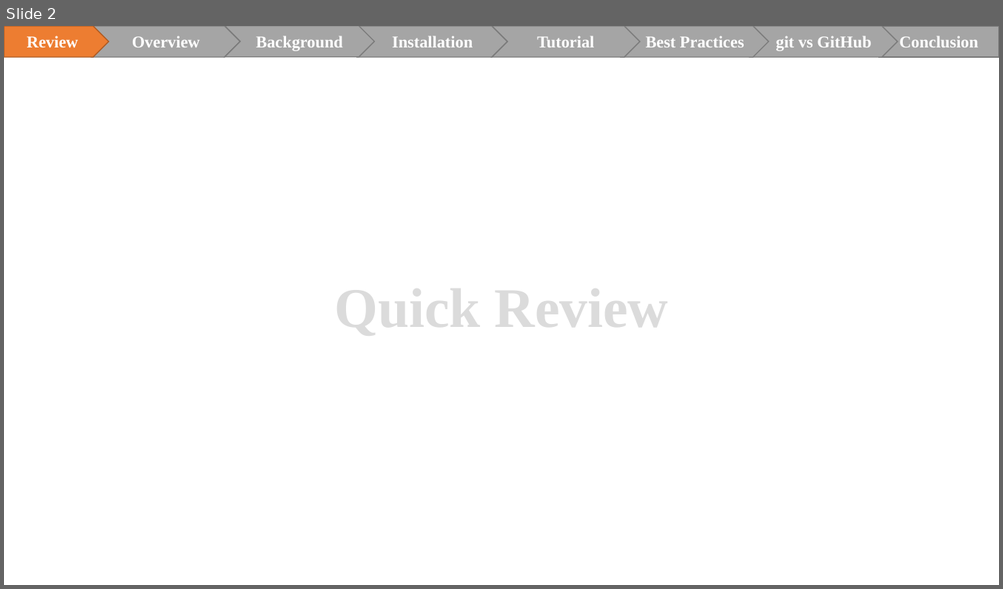
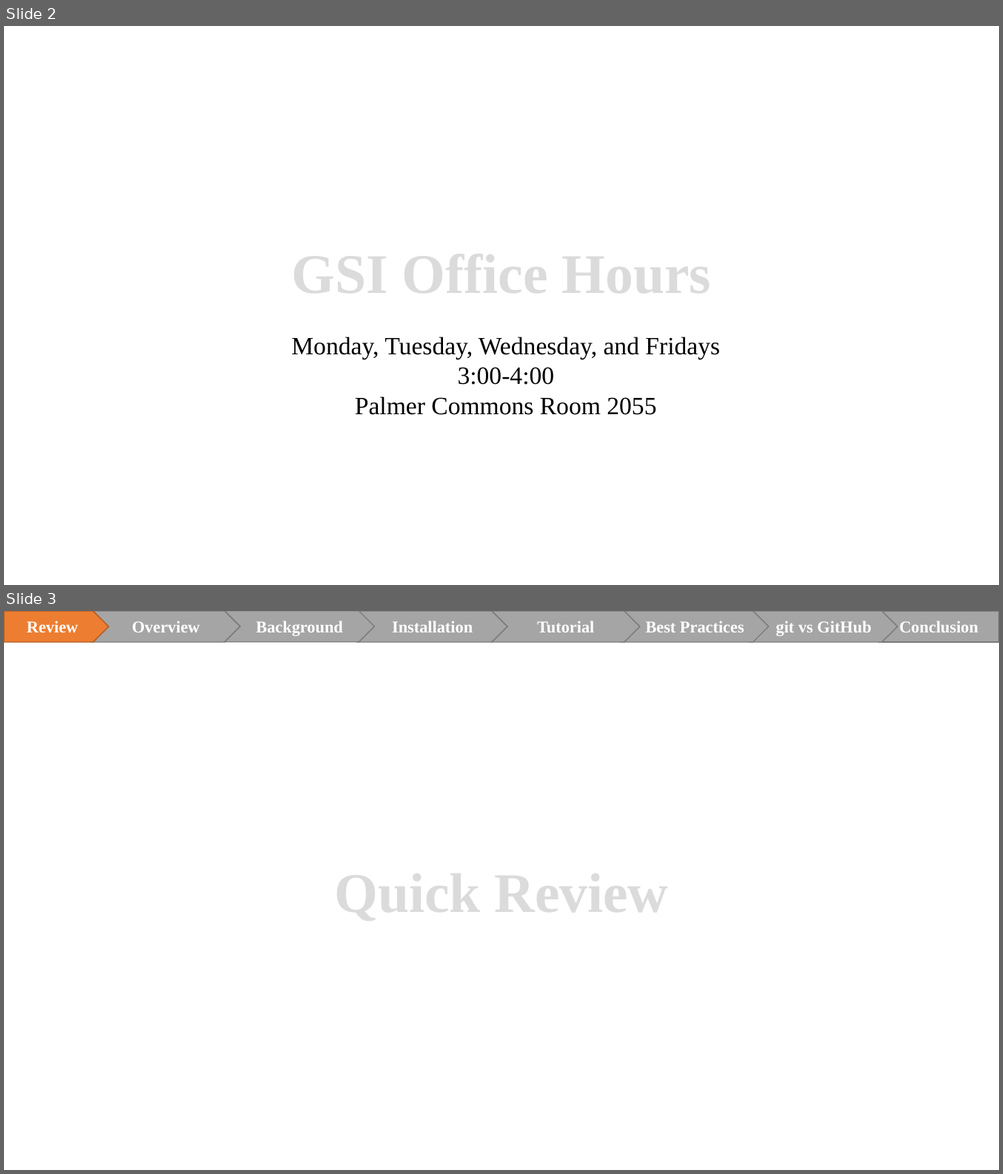
Before and after one commit to betteridiot/b575f18, a slide deck: Git_tutorial.pptx. Shown one above the other, each under a label of ours: slide 2 before the commit, slides 2 and 3 after it. The pictures are 1003x589 and 1003x1174 pixels, drawn with LibreOffice and Linux fonts; fonts in the diff are those of the drawing. Boxes give left, top, right and bottom in pixels: in the first picture for what was removed or moved away, otherwise in the second. Text is boxed around its words. In the diff, an @@ line names an element or a change of style, - is before the commit and + after.

```diff
--- a/Git_tutorial.pptx
+++ b/Git_tutorial.pptx
@@ slide 2 added at [4,26,999,585], background #FFFFFF @@
@@ text added at [291,244,710,306], 54 pt, text pattern #A5A5A5 on #DBDBDB, bold @@
+GSI Office Hours
@@ text added at [291,337,720,415], 24 pt, text #000000 @@
+Monday, Tuesday, Wednesday, and Fridays
+3:00-4:00
+Palmer Commons Room 2055
@@ what was slide 2 is now slide 3 @@
```
Also in this commit, not shown: 3 slides changed, 1 other file.
